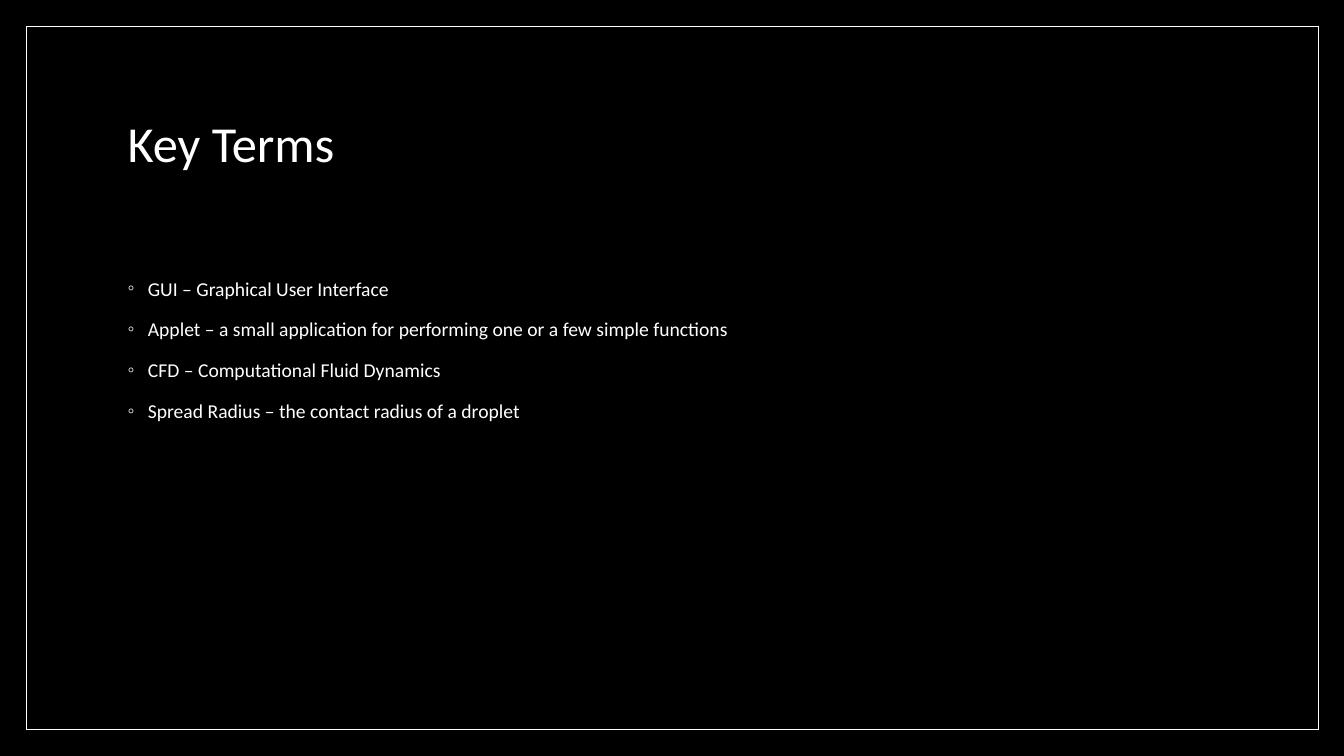
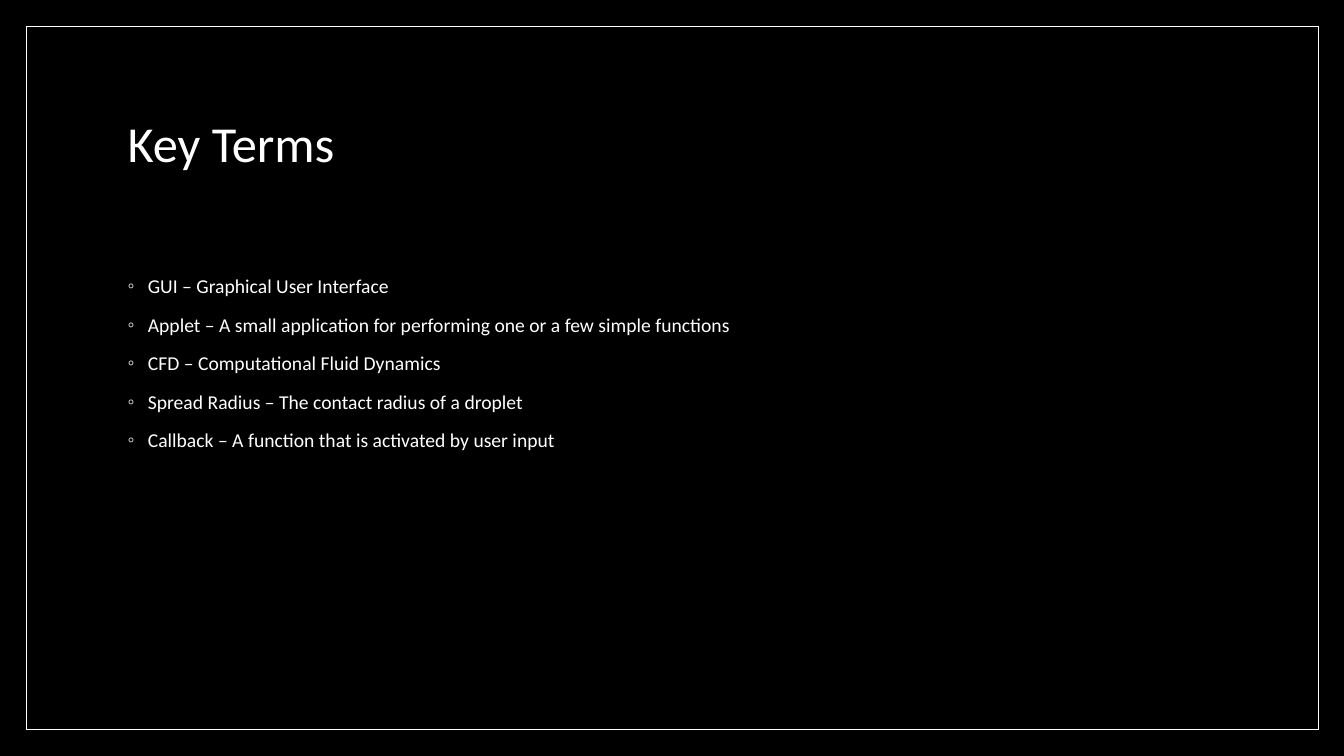
Before and after one commit to IFDL-WSU/Viscous-Droplet-Impact, a slide deck: slide 3 of Final Presentation/MECH417_Team4_FinalPresentation.pptx. Drawn at 1344x756 pixels with LibreOffice and Linux fonts; fonts in the diff are those of the drawing; background and template pictures are left out. Boxes give left, top, right and bottom in pixels: in the first picture for what was removed or moved away, otherwise in the second. Text is boxed around its words. In the diff, an @@ line names an element or a change of style, - is before the commit and + after.

```diff
--- a/Final Presentation/MECH417_Team4_FinalPresentation.pptx
+++ b/Final Presentation/MECH417_Team4_FinalPresentation.pptx
@@ text at box(148, 279, 441, 373): line spacing 1.2 to 1.1 @@
@@ text at box(148, 318, 729, 336): text changed @@
-◦ Applet – a small application for performing one or a few simple functions
+◦ Applet – A small application for performing one or a few simple functions
@@ text at box(148, 395, 554, 450): text changed @@
-◦ Spread Radius – the contact radius of a droplet
+◦ Spread Radius – The contact radius of a droplet
+◦ Callback – A function that is activated by user input
```
Also in this commit, not shown: 1 other slide changed, 1 slide added.
